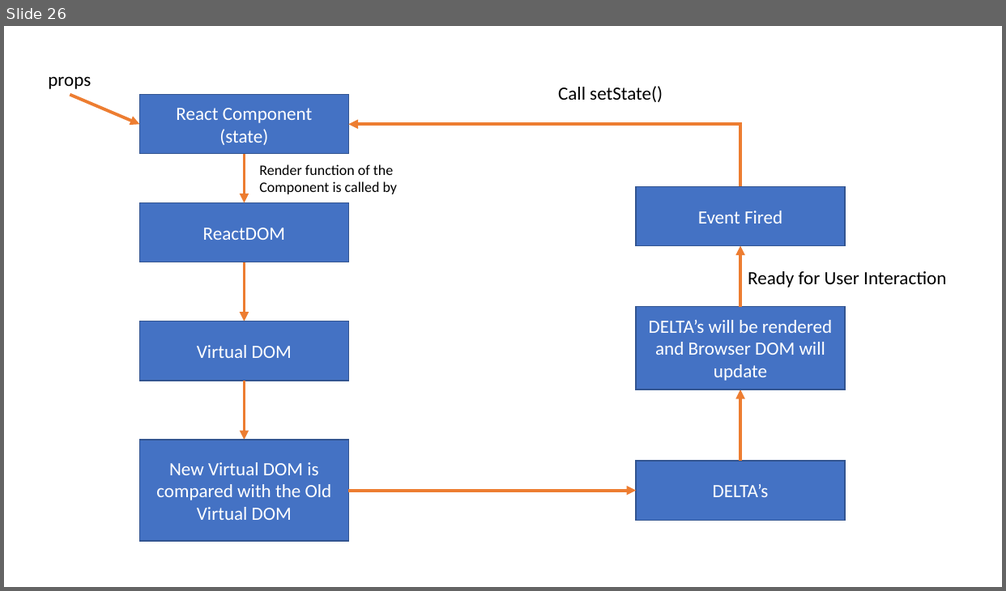
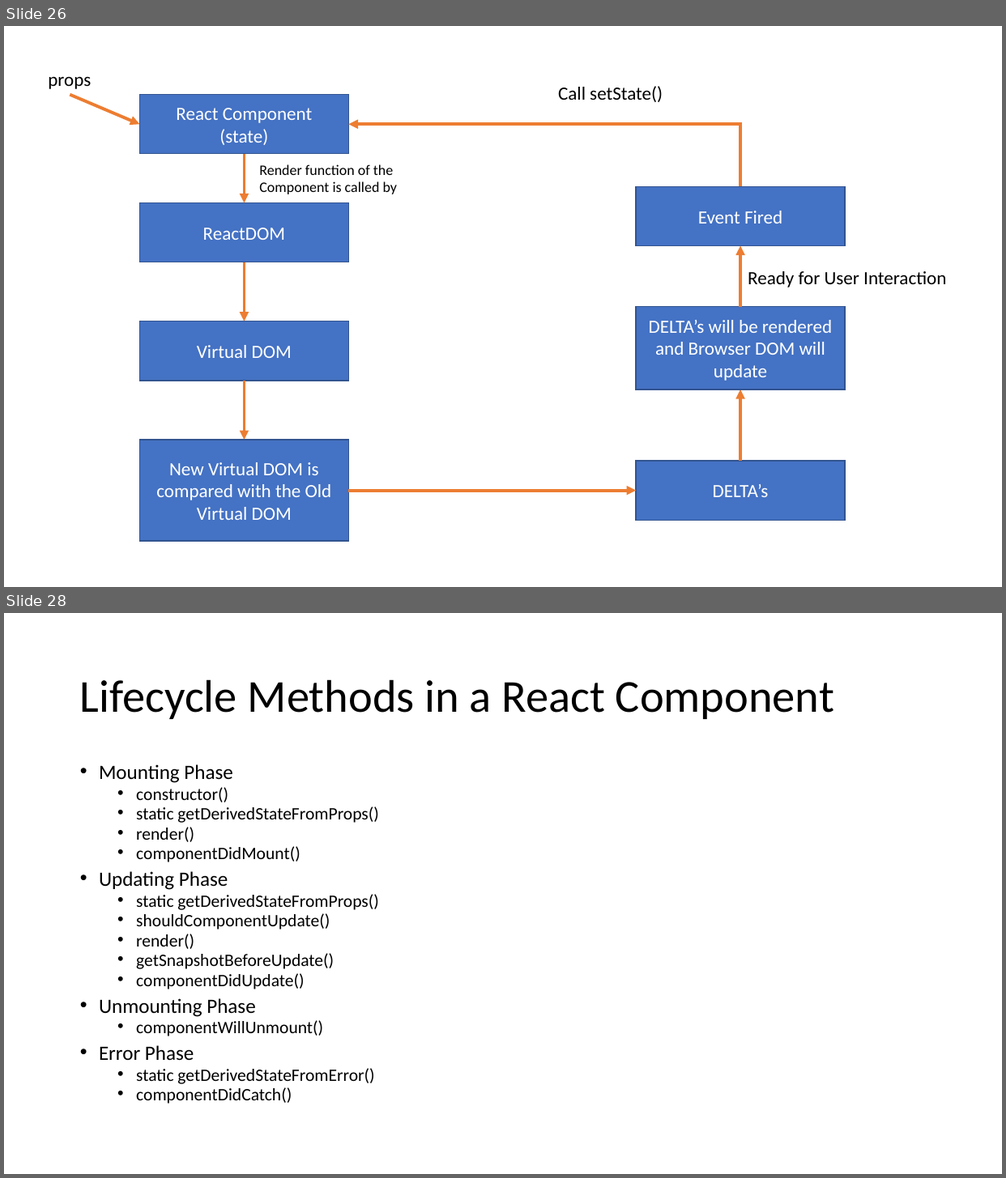
Before and after one commit to manishvbn/ReactJS_Jul22, a slide deck: Notes/React.pptx. Shown one above the other, each under a label of ours: slide 26 before the commit, slides 26 and 28 after it; the slides between them are not shown. The pictures are 1006x591 and 1006x1178 pixels, drawn with LibreOffice and Linux fonts; fonts in the diff are those of the drawing. Boxes give left, top, right and bottom in pixels: in the first picture for what was removed or moved away, otherwise in the second. Text is boxed around its words. In the diff, an @@ line names an element or a change of style, - is before the commit and + after.

```diff
--- a/Notes/React.pptx
+++ b/Notes/React.pptx
@@ slide 28 added at (4, 613, 1002, 1174), background #FFFFFF @@
@@ title added at (80, 679, 834, 719), 44 pt, text #000000 @@
+Lifecycle Methods in a React Component
@@ text added at (99, 764, 379, 1104), 16.8 pt, text #000000 @@
+• Mounting Phase
+  • constructor()
+  • static getDerivedStateFromProps()
+  • render()
+  • componentDidMount()
+• Updating Phase
+  • static getDerivedStateFromProps()
+  • shouldComponentUpdate()
+  • render()
+  • getSnapshotBeforeUpdate()
+  • componentDidUpdate()
+• Unmounting Phase
+  • componentWillUnmount()
+• Error Phase
+  • static getDerivedStateFromError()
+  • componentDidCatch()
```
Also in this commit, not shown: 18 other slides added.
